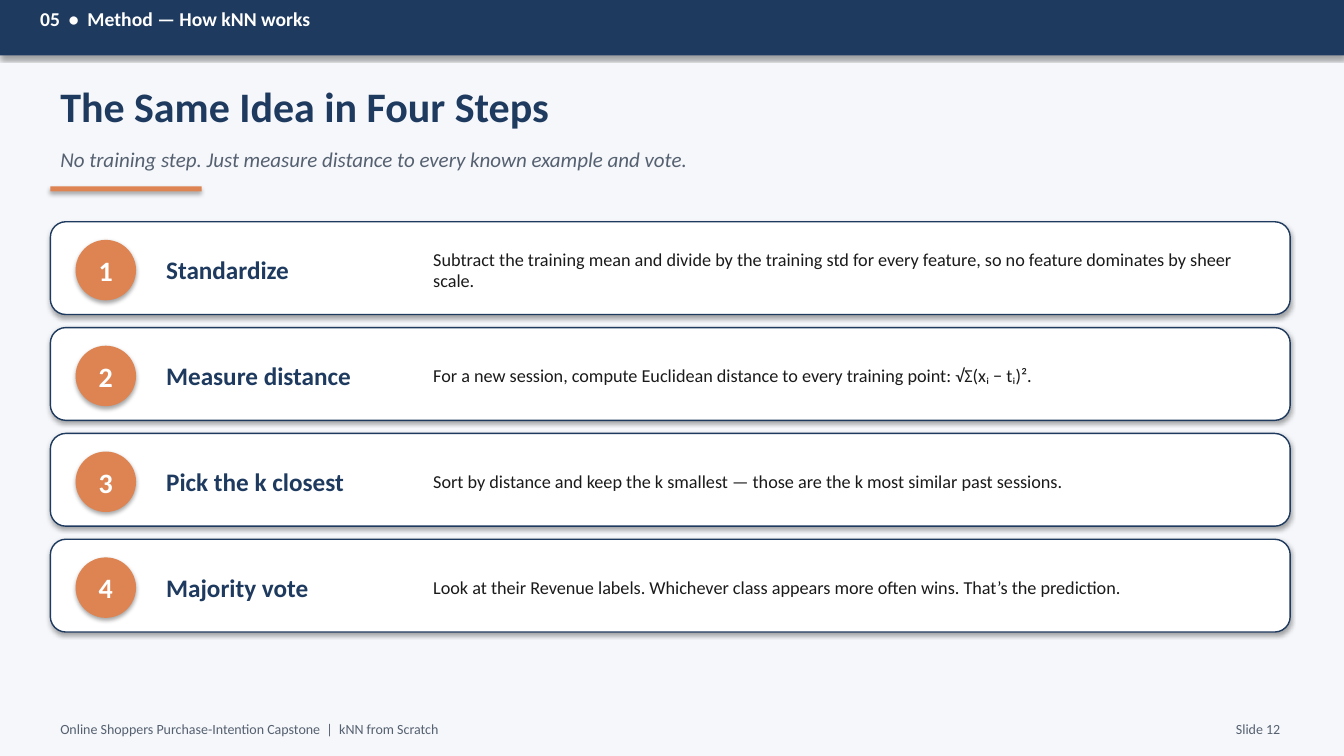
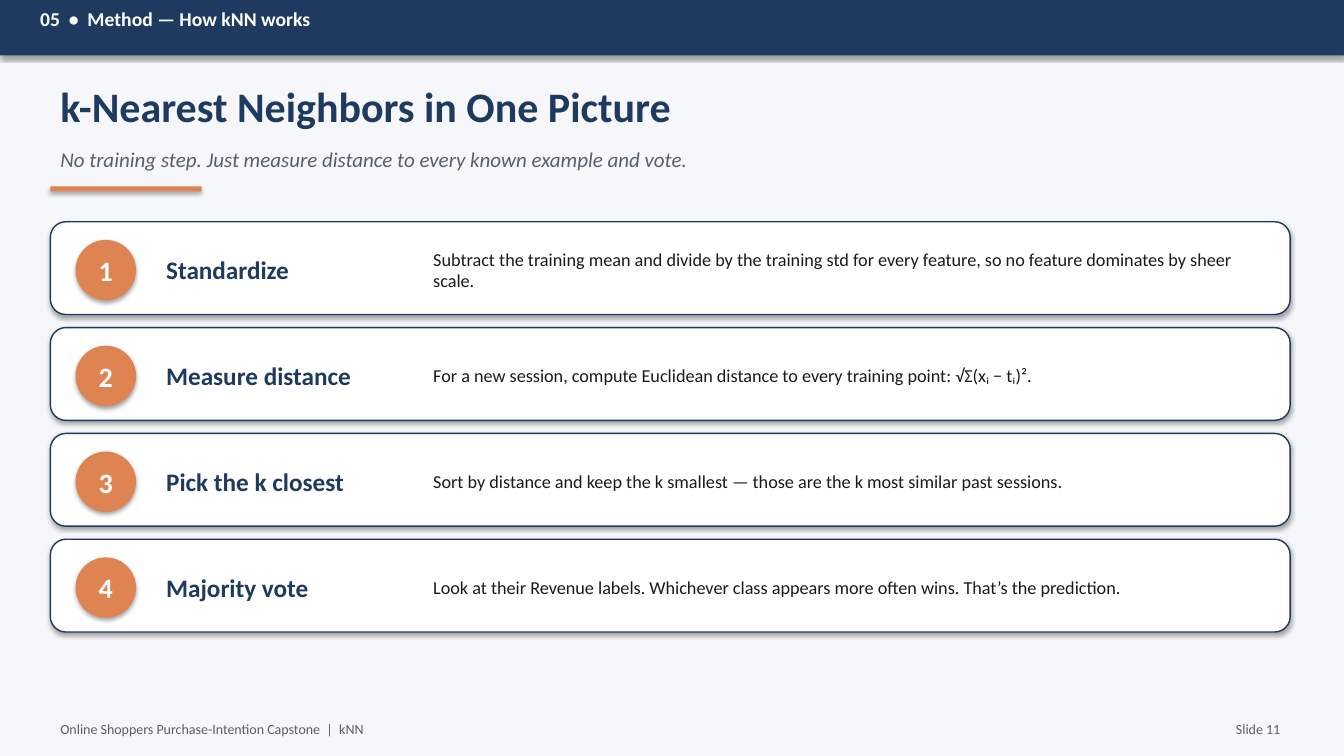
Before and after one commit to RodneeGlenMartin/Capstone-KNN-OnlineShoppers, a slide deck: slide 11 of Capstone_Presentation.pptx. Drawn at 1344x756 pixels with LibreOffice and Linux fonts; fonts in the diff are those of the drawing. Boxes give left, top, right and bottom in pixels: in the first picture for what was removed or moved away, otherwise in the second. Text is boxed around its words. In the diff, an @@ line names an element or a change of style, - is before the commit and + after.

Commit message:
Update Capstone_Presentation.pptx
Replace binary Capstone_Presentation.pptx with an updated version. This commit includes manual edits to slides, content, and formatting; the change is a binary update so individual diffs are not shown.

```diff
--- a/Capstone_Presentation.pptx
+++ b/Capstone_Presentation.pptx
@@ text at bbox=[60, 92, 671, 129]: text changed @@
-The Same Idea in Four Steps
+k-Nearest Neighbors in One Picture
@@ text at bbox=[60, 724, 363, 737]: text changed @@
-Online Shoppers Purchase-Intention Capstone | kNN from Scratch
+Online Shoppers Purchase-Intention Capstone | kNN
@@ text at bbox=[1236, 724, 1280, 734]: text changed @@
-Slide 12
+Slide 11
```
Also in this commit, not shown: 20 other slides changed.
